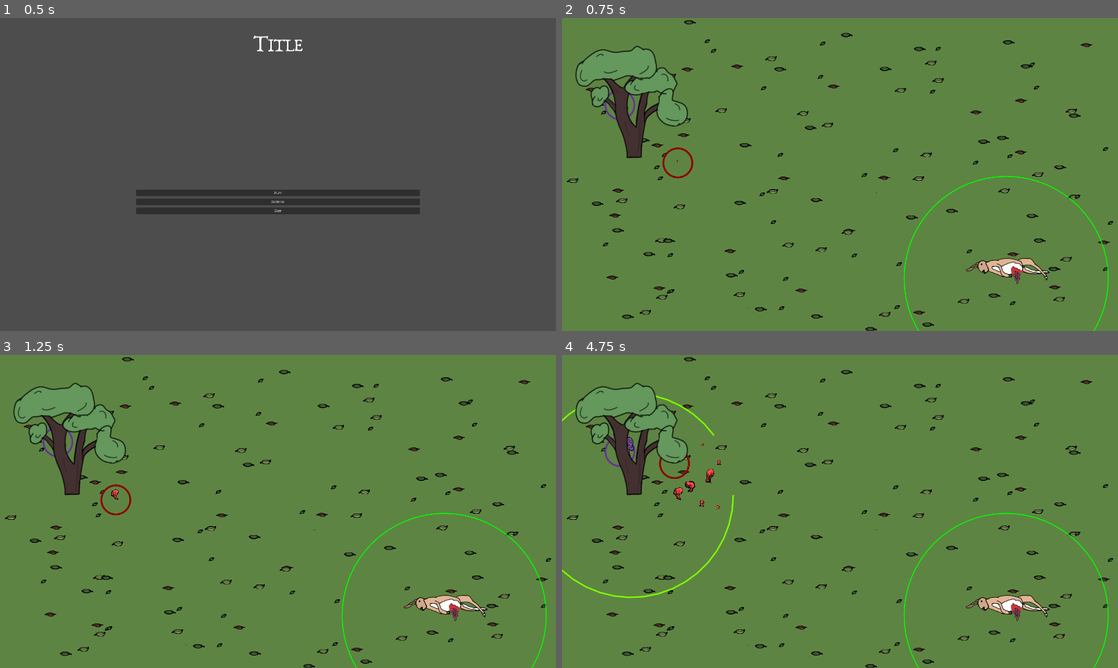
Above: before the commit, frames 1-4 (two rows, left to right).
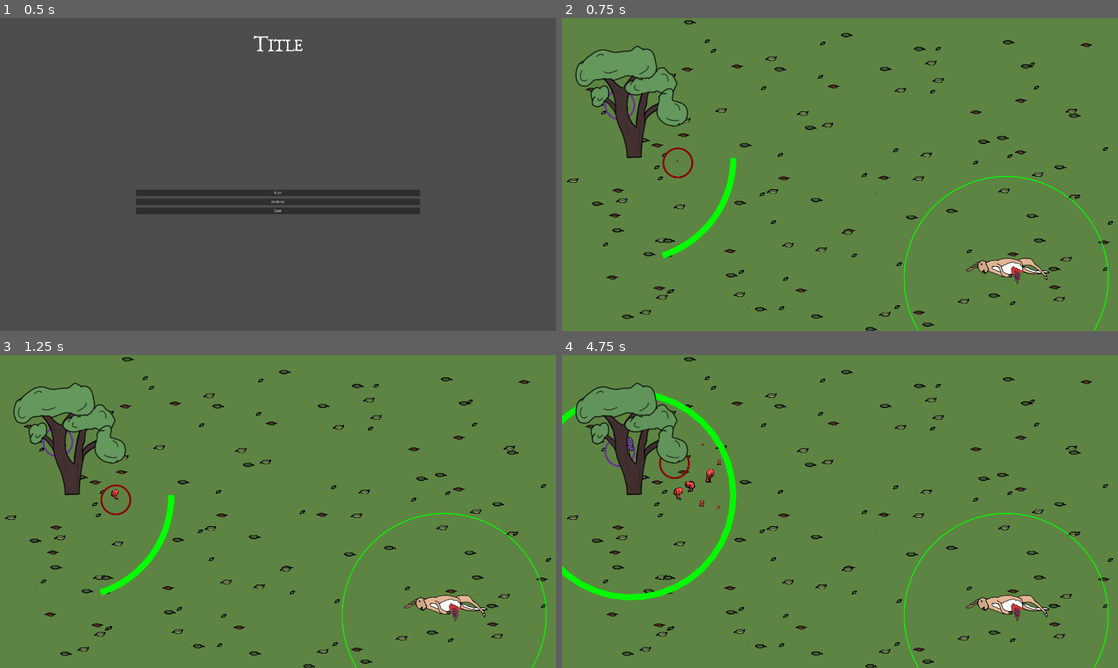
Above: after the commit, the same moments.

Repository: carcinizer/slavic-2025
Game: Godot game, scene res://scenes/main_menu.tscn
Two runs of this game, one before a commit and one after it. Both use one fixed random seed, a clock stepped at 60 frames per second and the inputs below.
Inputs:
- Up to frame 1 (0.5 s): no input
- Up to frame 2 (0.75 s): click "Play" at 0.5 s
- Up to frame 3 (1.25 s): no input
- Up to frame 4 (4.75 s): tap Enter at 1.25 s; hold Right (right1) 1.28-2.03 s; tap S (down2) at 1.35, 4.35 s; hold Down (down1) 2.03-2.78 s; tap A (left2) at 2.1 s; hold Right (right1) 2.78-3.53 s; tap D (right2) at 2.85 s; hold Up (up1) 3.53-4.28 s; tap W (up2) at 3.6 s; hold Left (left1) from 4.28 s (still down)

Frame 1 is identical in both runs. In frame 2, 0.5% of the frame differs, in the area x 17-32%, y 44-77%; in frame 3, 0.5%; in frame 4, 1.4%, in the area x 0-32%, y 12-79%.

Commit message:
fix mushroom check_area, use lifeline array for corpses and trees
- trees have min and max connections

Diff:
--- a/src/corpse.gd
+++ b/src/corpse.gd
@@ -1,10 +1,17 @@
+class_name LifeCorpse
 extends StaticBody2D
 
-@export var hp := 20.0
+@export var hp := 100.0
 @export var max_hp := 100.0
 @export var radius := 100.0
 
+var dead = false
+
+@export var death_speed := 0.001
+
 var checked_mushrooms: Array[Mushroom] = []
+var my_connected_mushrooms: Array[Mushroom] = []
+var max_connected_mushrooms := 30
 
 const sprite_variants_number := 2
 
@@ -31,19 +38,28 @@
 	var flip = randi_range(0,1)
 	if flip == 1:
 		sprite.flip_h = true
+	GLOB.all_lifelines.push_back(self)
+
+func die():
+	dead = true
+	GLOB.all_lifelines.erase(self)
+	var sprite = get_node("Sprite") as Sprite2D
+	sprite.frame += 1;
 
 func _process(_delta: float):
-#	modulate.r = hp/max_hp
-#	modulate.g = hp/max_hp
-#	modulate.b = hp/max_hp
+	if dead:
+		return
+	modulate.r = hp/max_hp
+	modulate.g = hp/max_hp
+	modulate.b = hp/max_hp
+	if my_connected_mushrooms.size() > 0:
+		hp -= death_speed * my_connected_mushrooms.size()
+	if hp <= 0:
+		die()
 
 	if Input.is_action_just_pressed("debug"):
 		check_for_connections()
 
-func die():
-	var sprite = get_node("Sprite") as Sprite2D
-	sprite.frame += 1;
-
 func _draw():
 	var rad = get_node("NeighborRange/CollisionShape2D").shape.radius
 	draw_circle(Vector2(0,0), rad, Color.GREEN, false, 2, true)
--- a/src/global/glob.gd
+++ b/src/global/glob.gd
@@ -3,6 +3,7 @@
 
 var all_mushrooms: Array[Mushroom] = []
 var all_trees: Array[LifeTree] = []
+var all_lifelines: Array[StaticBody2D] = []
 var all_cursors: Dictionary[int, Cursor] = {}
 var player_colors: Array[Color] = [Color.REBECCA_PURPLE, Color.DARK_RED]
 @onready var settings: Settings = load("user://settings.tres")
--- a/src/mushroom.gd
+++ b/src/mushroom.gd
@@ -12,7 +12,7 @@
 
 var time_since_spawn = 0
 var should_check_for_connections = false
-var my_tree: LifeTree = null
+var my_lifeline: StaticBody2D = null
 var my_cursor: Cursor = null
 
 const neighbor_range := 70.0
@@ -47,8 +47,6 @@
 	my_cursor = GLOB.all_cursors[player_id]
 	should_check_for_connections = true
 	time_since_spawn = 0
-	for tree in GLOB.all_trees:
-		tree.get_mushrooms_in_area()
 
 func die():
 	queue_free()
@@ -57,7 +55,7 @@
 
 func _process(_delta: float):
 	time_since_spawn += _delta
-	if my_tree == null and time_since_spawn > time_until_starts_dying:
+	if my_lifeline == null and time_since_spawn > time_until_starts_dying:
 		hp -= death_speed
 	if hp <= 0:
 		die()
@@ -78,7 +76,7 @@
 
 # func _draw():
 # 	var rad = get_node("NeighborRange/CollisionShape2D").shape.radius
-# 	var color = Color.GREEN if my_tree != null else Color.RED
+# 	var color = Color.GREEN if my_lifeline != null else Color.RED
 # 	draw_circle(Vector2(0,0), rad, color, false, 1, true)
 
 var checked_mushrooms: Array[Mushroom] = []
@@ -92,9 +90,11 @@
 			if obj.player_id == player_id:
 				var othersareas = a.get_overlapping_areas()
 				check_area(othersareas)
-		if obj is LifeTree:
-			my_tree = obj
-			break
+		if obj is LifeTree or obj is LifeCorpse:
+			if !(self in obj.my_connected_mushrooms)and obj.my_connected_mushrooms.size() < obj.max_connected_mushrooms and !obj.dead:
+				my_lifeline = obj
+				obj.my_connected_mushrooms.push_back(self)
+				break
 
 func check_for_connections():
 	var areas = get_node("NeighborRange").get_overlapping_areas()
--- a/src/tree.gd
+++ b/src/tree.gd
@@ -1,17 +1,22 @@
 class_name LifeTree
 extends StaticBody2D
 
-@export var hp := 20.0
+@export var hp := 100.0
 @export var max_hp := 100.0
 @export var radius := 100.0
 
 @export var time_until_starts_dying := 3.0
 @export var death_speed := 0.04
 
+var my_connected_mushrooms: Array[Mushroom] = []
+var max_connected_mushrooms := 30
+var min_connected_mushrooms := 10
+
+var dead = false
 var time_since_spawn = 0
 
 var mushrooms_in_area := 0
-const max_mushrooms_in_area := 10
+const mushrooms_needed_in_area := 10
 
 const sprite_variants_number := 3
 
@@ -32,23 +37,31 @@
 	if flip == 1:
 		sprite.flip_h = true
 	GLOB.all_trees.push_back(self)
+	GLOB.all_lifelines.push_back(self)
 
 func die():
-	pass
+	queue_free()
+	GLOB.all_trees.erase(self)
+	GLOB.all_lifelines.erase(self)
+
 
 func _process(_delta: float):
-	#	modulate.r = hp/max_hp
-	#	modulate.g = hp/max_hp
-	#	modulate.b = hp/max_hp
+	modulate.r = hp/max_hp
+	modulate.g = hp/max_hp
+	modulate.b = hp/max_hp
 	time_since_spawn += _delta
-	if mushrooms_in_area < max_mushrooms_in_area and time_since_spawn > time_until_starts_dying:
+	# if mushrooms_in_area < mushrooms_needed_in_area and time_since_spawn > time_until_starts_dying:
+	if my_connected_mushrooms.size() < min_connected_mushrooms and time_since_spawn > time_until_starts_dying:
 		hp -= death_speed
 	if hp <= 0:
 		die()
+	queue_redraw()
 
-	if Input.is_action_just_pressed("debug"):
-		get_mushrooms_in_area()
+var arc_width = 20
 
 func _draw():
 	var rad = get_node("NeighborRange/CollisionShape2D").shape.radius
-	draw_arc(Vector2(0,0),rad, 0, TAU * mushrooms_in_area / max_mushrooms_in_area, 40, Color.LAWN_GREEN, 4, true )
+	# draw_arc(Vector2(0,0),rad, 0, TAU * mushrooms_in_area / mushrooms_needed_in_area, 40, Color.LAWN_GREEN, 4, true )
+	draw_arc(Vector2(0,0),rad, 0, TAU * my_connected_mushrooms.size() / min_connected_mushrooms, 40, Color.GREEN, arc_width, true )
+	if my_connected_mushrooms.size() > min_connected_mushrooms:
+		draw_arc(Vector2(0,0),rad + arc_width, 0, TAU * (my_connected_mushrooms.size() - min_connected_mushrooms) / (max_connected_mushrooms - min_connected_mushrooms), 40, Color.GREEN, arc_width, true )
